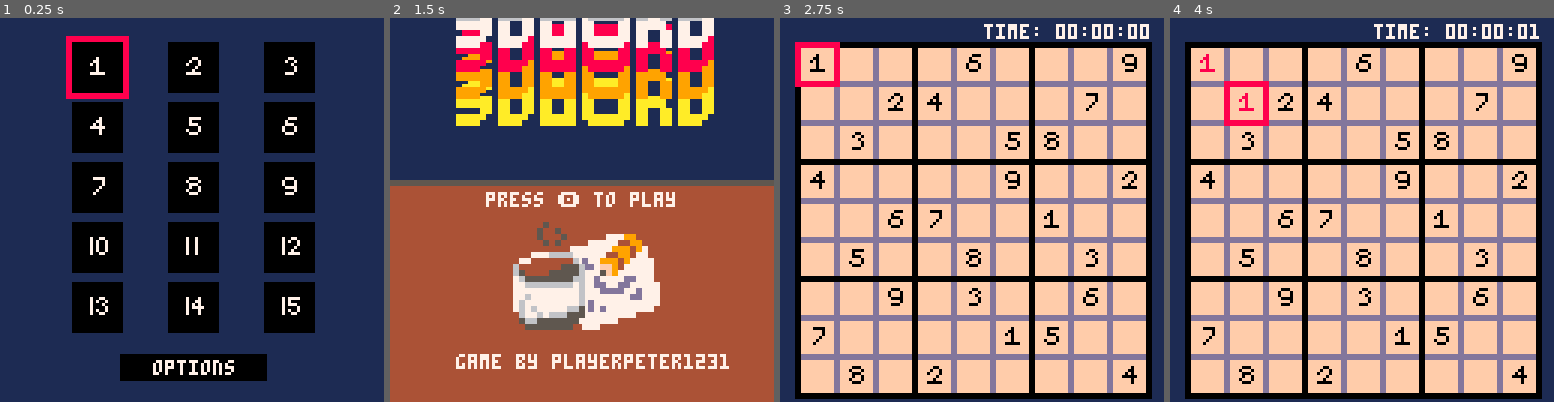
Above: before the commit, frames 1-4 (left to right).
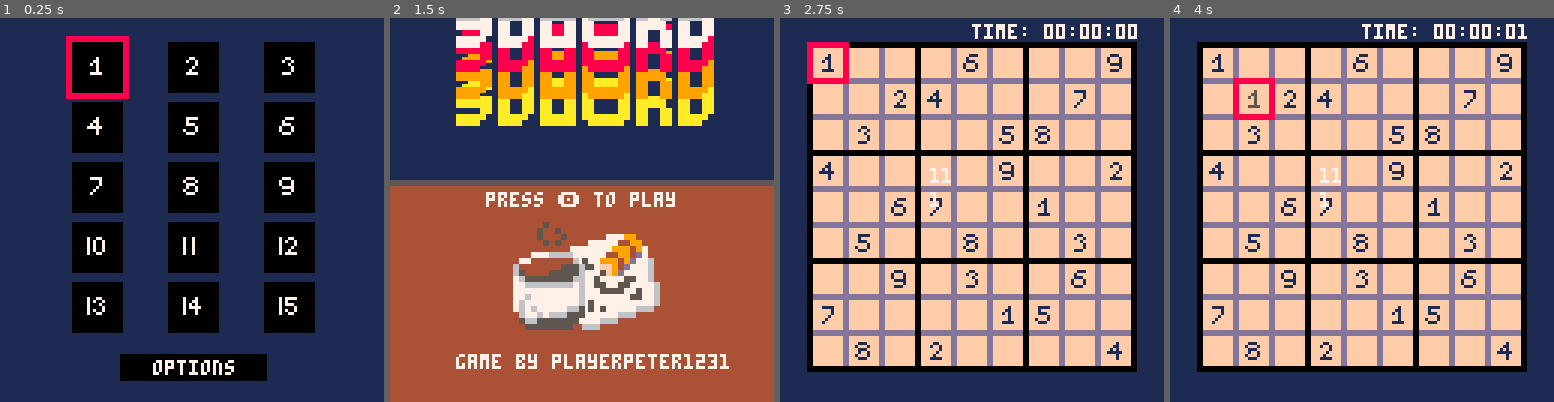
Above: after the commit, the same moments.

Repository: playerpeter1231/Pico-Sudoku
Game: PICO-8 cartridge sudoku.p8
The game is run twice, just before and just after one commit, with the same random seed, the same clock (stepped at 60 frames per second) and the same inputs.
Inputs:
- Up to frame 1 (0.25 s): no input
- Up to frame 2 (1.5 s): tap X (X key) at 0.33, 1.07 s; tap O (Z key) at 0.7 s
- Up to frame 3 (2.75 s): hold Right 1.6-2.1 s; tap O (Z key) at 1.7, 2.1, 2.5 s; tap X (X key) at 1.85 s; hold Up 2.15-2.42 s; hold Right from 2.47 s (still down)
- Up to frame 4 (4 s): tap O (Z key) at 2.9, 3.3, 3.7 s; tap X (X key) at 2.97 s; release Right at 3.03 s; hold Left 3.08-3.58 s; hold Down 3.63-3.97 s

The runs differ from the first frame. In frame 1, 1.7% of the frame differs, in the area x 22-79%, y 10-78%; in frame 2, 1.1%; in frame 3, 48%; in frame 4, 49%, in the area x 3-97%, y 1-100%.

Commit message:
0.8
Originally pushed 8/27/2021

Last of legacy updates.
TODO:
Fix menus
Finish level completion check
Clean up notes

Diff:
--- a/sudoku.p8
+++ b/sudoku.p8
@@ -10,6 +10,12 @@
   copy[k] = v
  end
  return copy
+end
+
+function erase_data(tab)
+ for k in all(tab) do
+  k = 0
+ end
 end
 
 function _init()
@@ -38,8 +44,10 @@
   index = 1,
   num = 1,
   mindex = 1,
+  bit = 1,
   menu = false,
-  erase = false
+  erase = false,
+  note = false
  }
 
 
@@ -191,16 +199,26 @@
 									0,0,0,0,0,0,0,0,0,
 									0,0,0,0,0,0,0,0,0}}
 
+ note={0,0,0,0,0,0,0,0,0,
+       0,0,0,0,0,0,0,0,0,
+       0,0,0,0,0,0,0,0,0,
+       0,0,0,0,0,0,0,0,0,
+       0,0,0,0,0,0,0,0,0,
+       0,0,0,0,0,0,0,0,0,
+       0,0,0,0,0,0,0,0,0,
+       0,0,0,0,0,0,0,0,0,
+       0,0,0,0,0,0,0,0,0}
+
  done={}
  for i=0, 14 do
   add(done,false)
  end
 
 	--starting points for grid
-	gridx = 7
+	gridx = 11
 	gridy = 10
 	--cell size
-	csize = 10
+	csize = 9
 	--inner and outer margin size
 	inmarg = 3
  outmarg = 2
@@ -219,6 +237,7 @@
 function game_init()
  --load level info into current dat var
  dat = copy_data(levels[g.level])
+ erase_data(note)
 
  clk = 0
  err={}
@@ -272,20 +291,33 @@
   if(btnp(2) and p.y>1) p.y-=1
   if(btnp(3) and p.y<9) p.y+=1
 
-  --face buttons
+  --action button
   if(btnp(4) and levels[g.level][p.index] == 0) then
-   dat[p.index] = p.num
-
-   --erase current element
-   if(p.erase) then dat[p.index] = 0
-   else check_error(p.index,dat[p.index],true) end
-
-   for e in all(err) do
-    if(dat[e] != 0) then
-     check_error(e,dat[e],false)
-    else del(err,e) end
+
+   --note mode
+   if(p.note) then
+    if(p.erase) then
+     del(note[p.index],p.num)
+    else
+     note[p.index] = note[p.index] | p.bit
+    end
+   --standard erase mode
+   elseif(p.erase) then
+    dat[p.index] = 0
+    for e in all(err) do
+     if(dat[e] != 0) then
+      check_error(e,dat[e],false)
+     else del(err,e) end
+    end
+   --standard add number
+   else
+    dat[p.index] = p.num
+
+    check_error(p.index,dat[p.index],true)
    end
-  end
+
+  end
+  --menu button
   if(btnp(5)) p.menu = true
 
  --in menu
@@ -298,9 +330,15 @@
 
   if(btnp(4))then
   	if(p.mindex<10)then
+    --set note bit by moving bit left or right
+    tempb = p.mindex - p.num
+    p.bit = p.bit << tempb
+
   		p.num = p.mindex
     p.erase = false
   		p.menu = false
+   elseif(p.mindex==10)then
+    p.note = not p.note
   	elseif(p.mindex==11)then
   		p.erase = not p.erase
     if(p.erase) p.menu = false
@@ -338,7 +376,7 @@
 	end
 
  --cubes
-	box = ind-(((ind-1)%3)+(flr(ind/9)%3)*9)
+	box = ind-(((ind-1)%3)+(ind\9)%3)*9
 	for i=0,2 do
   cell = box
 		for j=0,2 do
@@ -408,7 +446,7 @@
 
   if(m.index < 16) then
    tempx = (m.index-1)%3*32+22
-   tempy = (flr((m.index-1)/3)+1)*20-14
+   tempy = ((m.index-1)\3+1)*20-14
    rectfill(tempx,tempy,tempx+20,tempy+20,8)
   else
    rectfill(38,110,90,122,8)
@@ -418,7 +456,7 @@
   for i=0,14 do
    levcol = 0
    tempx = (i%3*32)+24
-   tempy = (flr(i/3)+1)*20-12
+   tempy = (i\3+1)*20-12
    if(done[i+1]) levcol = 11
    rectfill(tempx,tempy,tempx+16,tempy+16,levcol)
    spr(i+1,tempx+4,tempy+4)
@@ -442,19 +480,19 @@
 
  --draw timer
  if(done[g.level] == false) then
-  hr = tostr(flr(clk/108000))
-  min = tostr(flr(clk/1800)%60)
-  sec = tostr(flr(clk/30)%60)
+  hr = tostr(clk\108000)
+  min = tostr(clk\1800)%60
+  sec = tostr(clk\30)%60
   hr = check_clock(hr)
   min = check_clock(min)
   sec = check_clock(sec)
  end
- print("time: "..hr..":"..min..":"..sec,68,2,7)
+ print("time: "..hr..":"..min..":"..sec,64,2,7)
 
  --draw backround lines
  for i=0,8 do
   tempx = i%3*cmarg*3+gridx
-  tempy = flr(i/3)*cmarg*3+gridy
+  tempy = i\3*cmarg*3+gridy
   rectfill(tempx,tempy,tempx+ssize,tempy+ssize,13)
  end
 
@@ -466,7 +504,7 @@
  --create all cells
  for i=0,80 do
   xmod = i%9
-  ymod = flr(i/9)
+  ymod = i\9
   tempx = xmod*cmarg+gridx
   tempy = ymod*cmarg+gridy
 
@@ -474,23 +512,38 @@
   rectfill(tempx,tempy,tempx+csize,tempy+csize,15)
 
   --draw num sprites from dat table
+
+  spr(dat[i+1],tempx+1,tempy+1)
+
+  --draw level sprites on top with a diff color
+  pal(5,1)
+  spr(levels[g.level][i+1],tempx+1,tempy+1)
   pal(5,5)
-  spr(dat[i+1],tempx+1,tempy+1)
-
-  pal(5,0)
-  spr(levels[g.level][i+1],tempx+1,tempy+1)
+
+
+
+  --draw notes by checking through the bits for stored values
+  checkbit = 1
+  for j=0,8 do
+   nxmod = j%3*4
+   nymod = j\3*4
+   if (note[i+1]&checkbit == checkbit) then
+    rectfill(tempx+nxmod,tempy+nymod,tempx+nxmod+1,tempy+nymod+1,5)
+   end
+   checkbit = checkbit << 1
+  end
  end
 
  --draw errors
  pal(5,8)
  for e in all(err) do
   xmod = (e-1)%9
-  ymod = flr((e-1)/9)
+  ymod = (e-1)\9
   tempx = xmod*cmarg+gridx
   tempy = ymod*cmarg+gridy
   spr(dat[e],tempx+1,tempy+1)
-
- end
+ end
+
  pal(5,5)
 
  --display num menu
@@ -509,30 +562,36 @@
 
   --player selection
   if(p.mindex < 10) then
-   tempx = (p.mindex-1)*cmarg+4
-   rectfill(tempx,tempy+6,tempx+14,tempy+20,p.col)
+   tempx = (p.mindex-1)*cmarg+1
+   rectfill(tempx+1,tempy+5,tempx+15,tempy+19,p.col)
   else
-   tempx = (p.mindex-10)*cmarg*2+30
-   rectfill(tempx,tempy+20,tempx+14,tempy+34,p.col)
+   tempx = (p.mindex-9)*cmarg*2+30
+   rectfill(tempx-24,tempy+20,tempx-10,tempy+34,p.col)
    --print(tempx,20,116,7)
   end
+
 
   --num options
   pal(5,0)
   for i=0,8 do
-   rectfill(i*cmarg+6,tempy+8,i*cmarg+16,tempy+18,15)
-   spr(i+1,i*cmarg+7,tempy+10)
+   tempx = cmarg + 1
+   rectfill(i*tempx+6,tempy+7,i*tempx+15,tempy+16,15)
+   spr(i+1,i*tempx+7,tempy+9)
    --print(p.mindex,50,118,7)
   end
   pal(5,5)
 
   --menu options
   for i=0,2 do
-   rectfill(i*cmarg*2+32,tempy+22,i*cmarg*2+42,tempy+32,15)
-   spr(i+27,i*cmarg*2+33,tempy+24)
-  end
+   rectfill(i*cmarg*2+34,tempy+22,i*cmarg*2+43,tempy+31,15)
+   spr(i+27,i*cmarg*2+35,tempy+24)
+  end
+  if(p.note) rect(32,tempy+22,42,tempy+32,11)
   if(p.erase) rect(58,tempy+22,68,tempy+32,11)
  end
+
+ print(p.mindex..p.num,50,50,7)
+ print(p.bit,50,58,7)
 
  if (done[g.level] == true) then
   print("nice job!",gridx-1,2,11)
Not shown, changed: 19 lines of the sprite sheet (__gfx__) section of sudoku.p8
